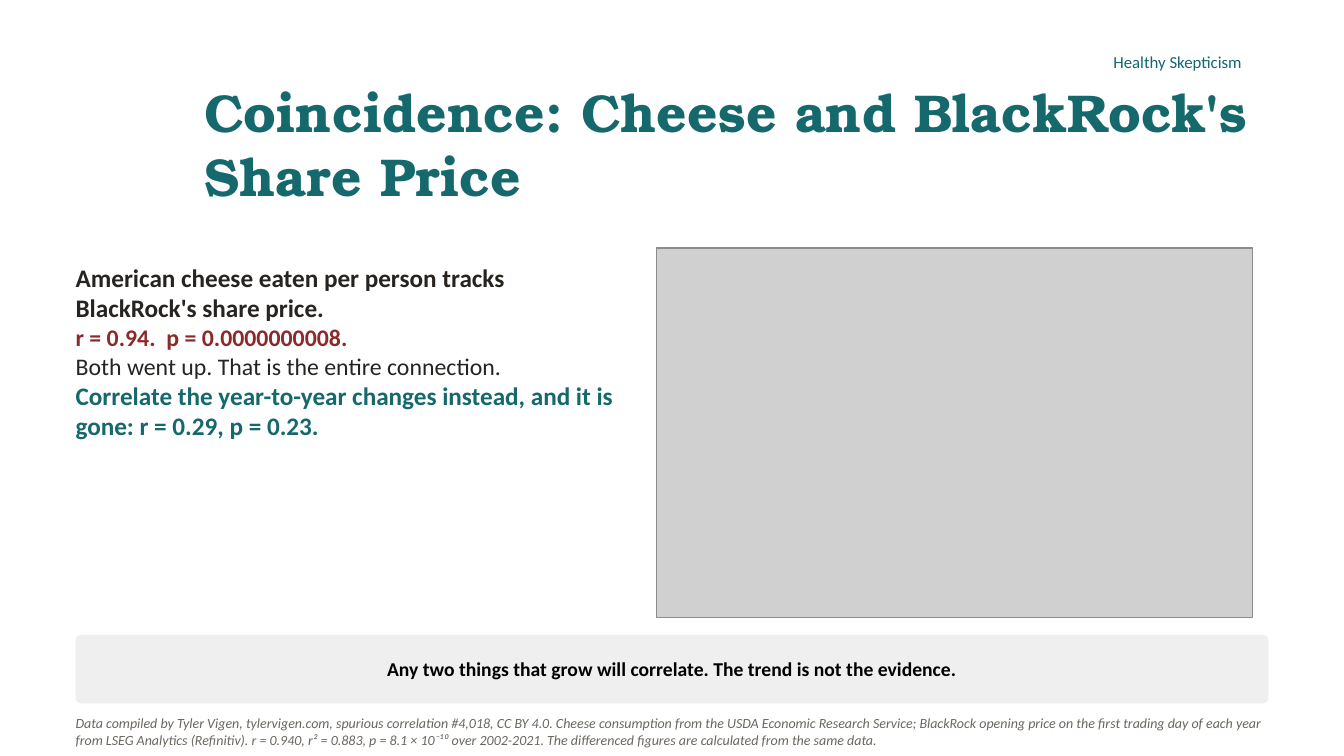
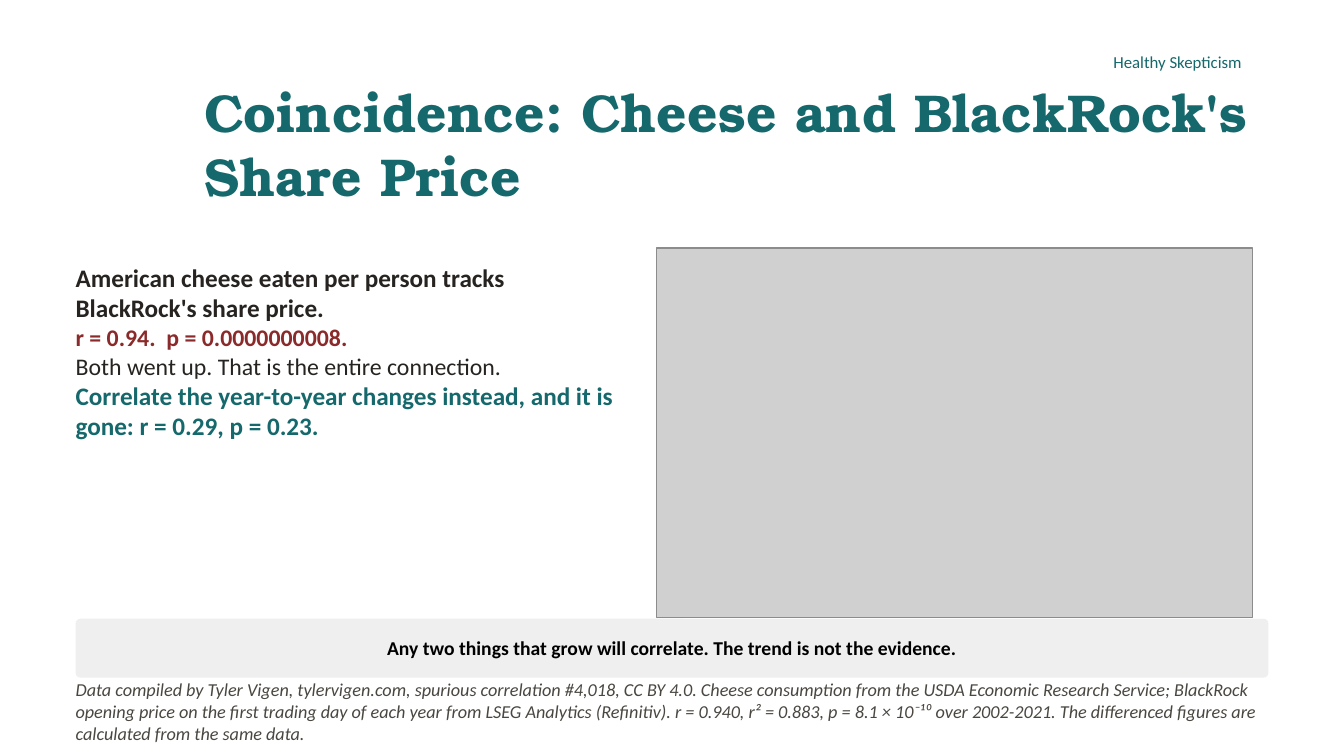
Before and after one commit to murraygmail/healthy-skepticism, a slide deck: slide 11 of materials/Day4.pptx. Drawn at 1344x756 pixels with LibreOffice and Linux fonts; fonts in the diff are those of the drawing; grey boxes stand for pictures; background and template pictures are left out. Boxes give left, top, right and bottom in pixels: in the first picture for what was removed or moved away, otherwise in the second. Text is boxed around its words. In the diff, an @@ line names an element or a change of style, - is before the commit and + after.

```diff
--- a/materials/Day4.pptx
+++ b/materials/Day4.pptx
@@ rounded rectangle "Any two things that grow ...": place and size @@
-rounded rectangle "Any two things that grow ..." at [76,635,1268,704]
+rounded rectangle "Any two things that grow ..." at [76,619,1268,678]
@@ text "Data compiled by Tyler Vigen, ...": place and size @@
-text "Data compiled by Tyler Vigen, ..." at [76,718,1261,748]
+text "Data compiled by Tyler Vigen, ..." at [76,683,1255,742]
@@ text "Data compiled by Tyler Vigen, ..." at [76,683,1255,742]: size 10 to 13 pt, text colour #6B6660 to #4A4741 @@
```
Also in this commit, not shown: 21 other slides changed, 7 other files.
